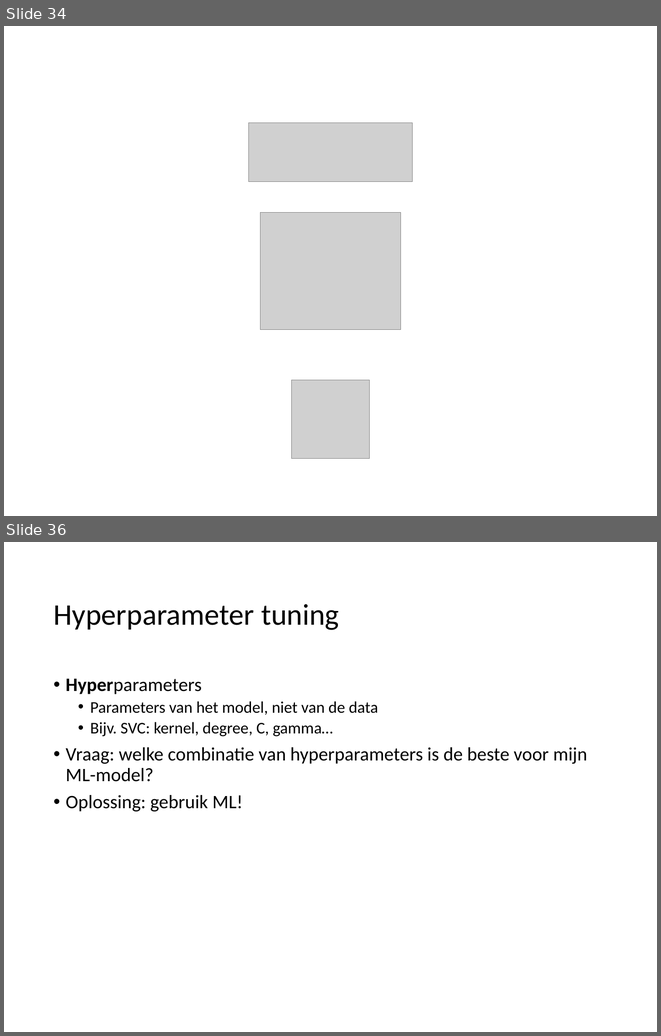
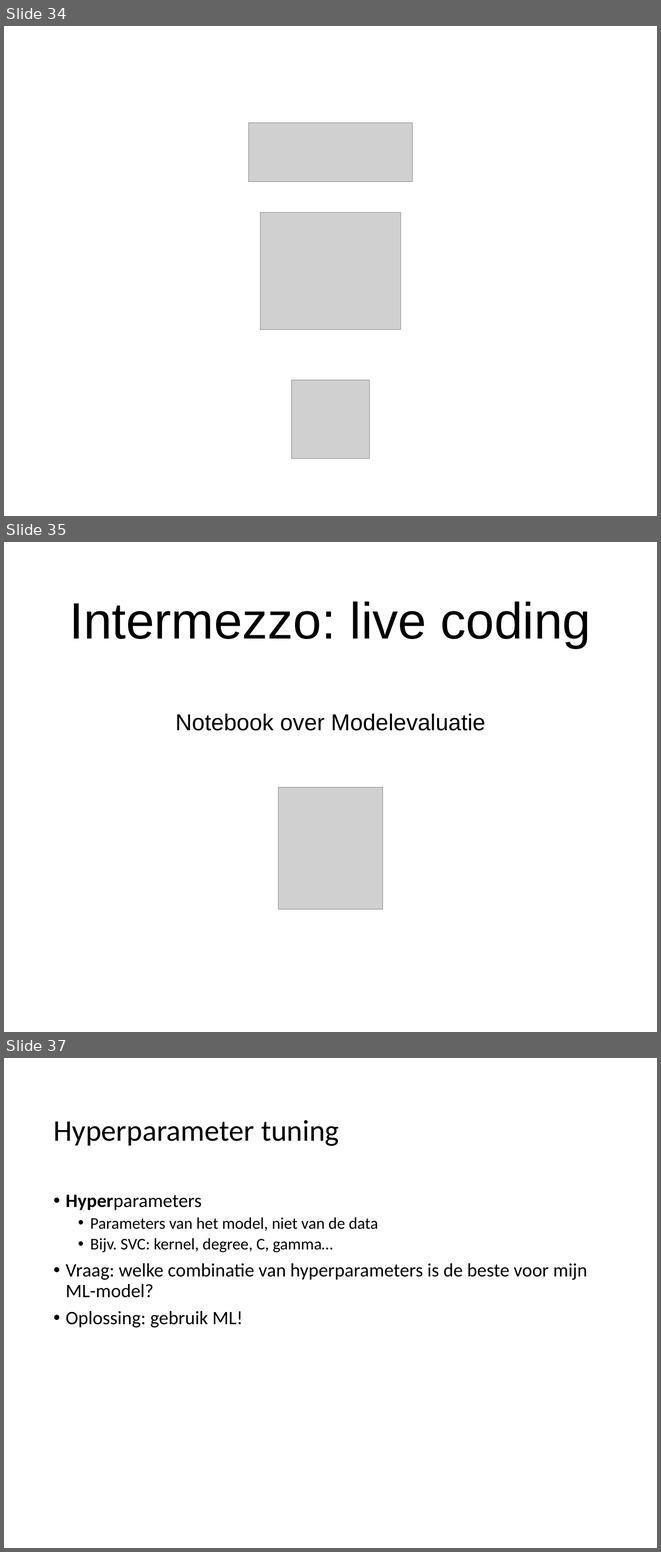
Before and after one commit to hanze-hbo-ict/Machine-Learning, a slide deck: docs/lectures/wk5/ML_wk5_Modeleval_tuning-Dimred.pptx. Shown one above the other, each under a label of ours: slides 34 and 36 before the commit, slides 34, 35 and 37 after it; the slides between them are not shown. The pictures are 661x1036 and 661x1552 pixels, drawn with LibreOffice and Linux fonts; fonts in the diff are those of the drawing; grey boxes stand for pictures. Boxes give left, top, right and bottom in pixels: in the first picture for what was removed or moved away, otherwise in the second. Text is boxed around its words. In the diff, an @@ line names an element or a change of style, - is before the commit and + after.

```diff
--- a/docs/lectures/wk5/ML_wk5_Modeleval_tuning-Dimred.pptx
+++ b/docs/lectures/wk5/ML_wk5_Modeleval_tuning-Dimred.pptx
@@ slide 35 added at [4, 542, 657, 1032], background #FFFFFF @@
@@ title added at [70, 601, 591, 648], 80 pt, text #000000 @@
+Intermezzo: live coding
@@ text added at [175, 713, 485, 731], 36 pt, text #000000 @@
+Notebook over Modelevaluatie
@@ picture added at [279, 787, 383, 909] @@
@@ what was slide 36 is now slide 37 @@
```
Also in this commit, not shown: 2 slides changed, 2 other slides added, 1 slide removed, 5 other files.
